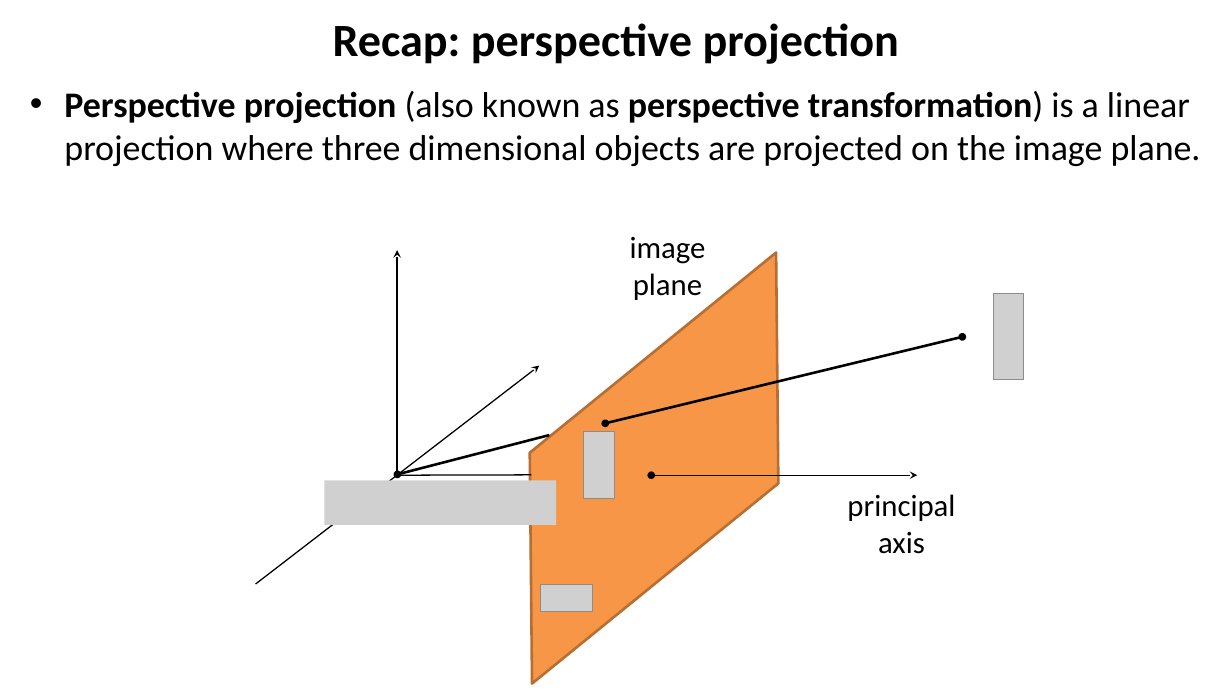
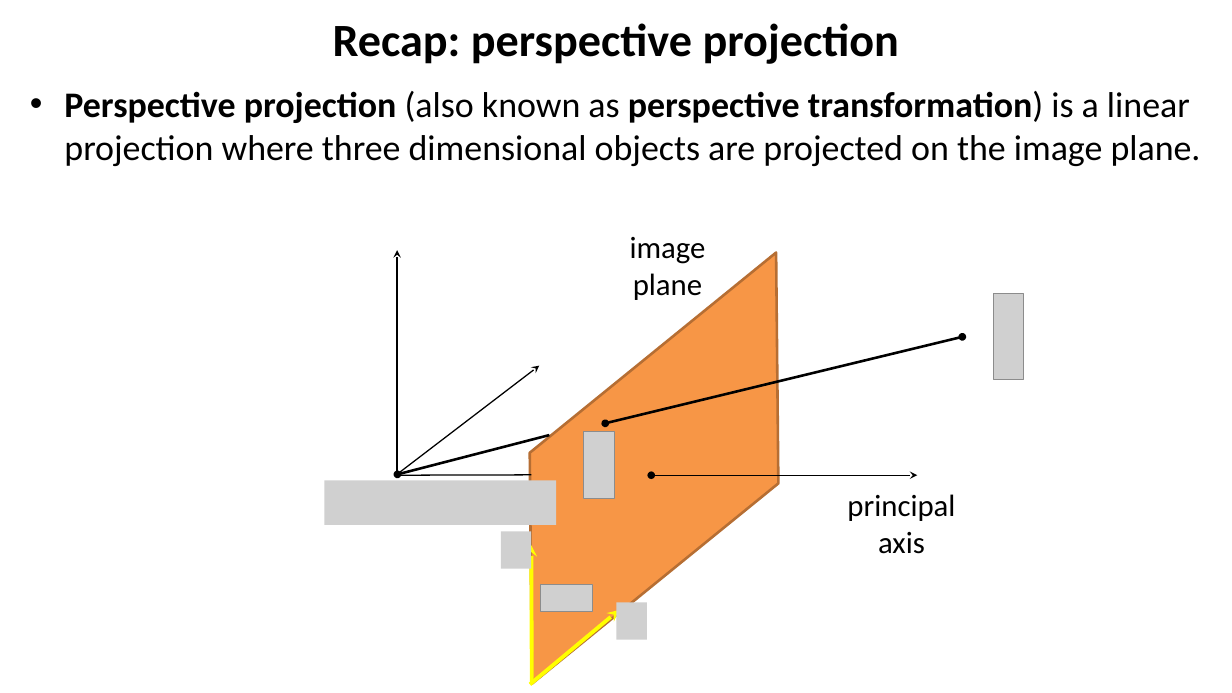
Before and after one commit to YoniChechik/AI_is_Math, a slide deck: slide 19 of c_07_camera_calibration/camera_calibration.pptx. Drawn at 1232x693 pixels with LibreOffice and Linux fonts; fonts in the diff are those of the drawing; grey boxes stand for pictures; background and template pictures are left out. Boxes give left, top, right and bottom in pixels: in the first picture for what was removed or moved away, otherwise in the second. Text is boxed around its words. In the diff, an @@ line names an element or a change of style, - is before the commit and + after.

```diff
--- a/c_07_camera_calibration/camera_calibration.pptx
+++ b/c_07_camera_calibration/camera_calibration.pptx
@@ arrow moved from (256, 584) - (540, 366) to (396, 476) - (540, 366) @@
@@ picture added at (501,531,531,568) @@
@@ arrow added from (532, 683) to (531, 545), #FFFF00 3 pt @@
@@ arrow added from (531, 685) to (619, 610), #FFFF00 3 pt @@
@@ picture added at (616,603,647,640) @@
```
Also in this commit, not shown: 1 other slide changed, 10 other files.
